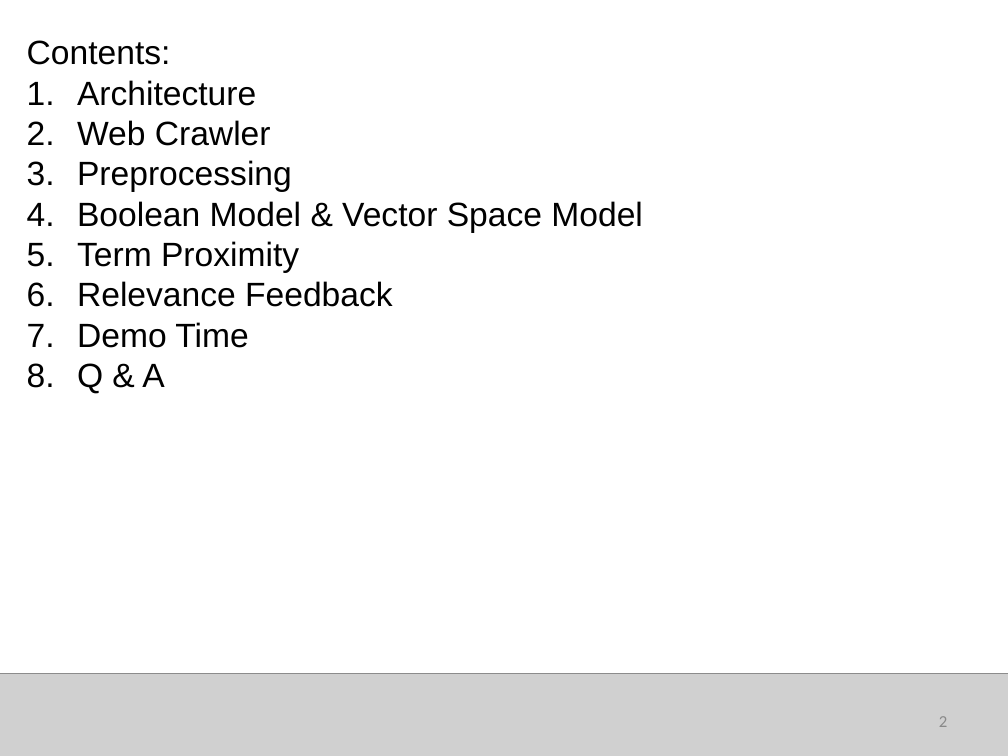
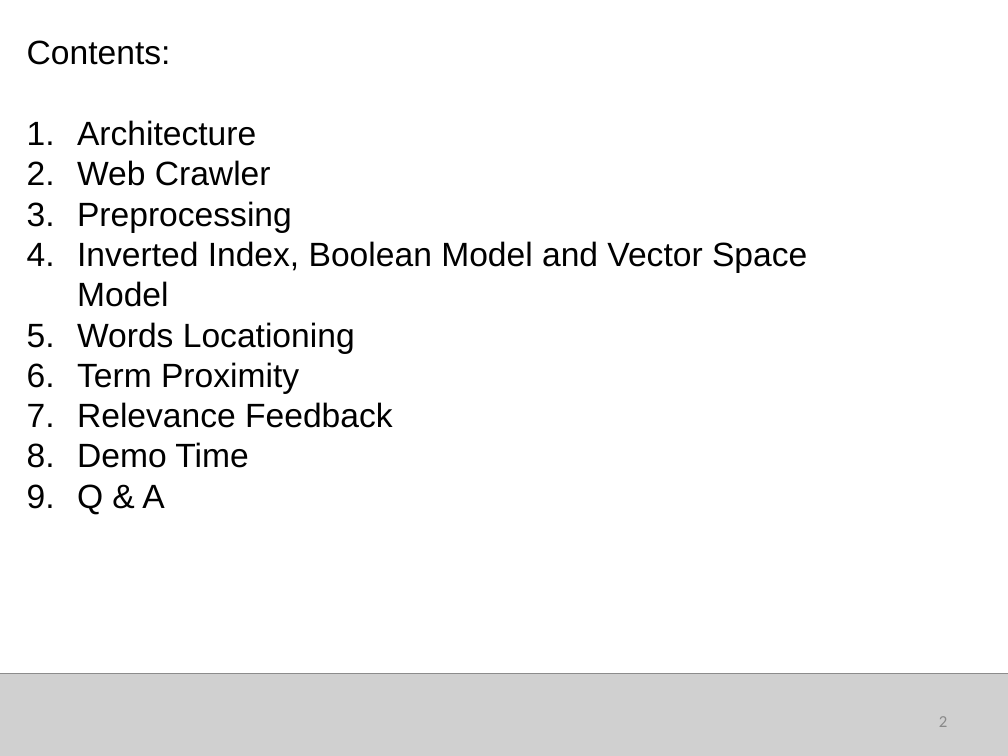
Before and after one commit to RyanCV/Information-Retrieval, a slide deck: slide 2 of EECS767_05032016.pptx. Drawn at 1008x756 pixels with LibreOffice and Linux fonts; fonts in the diff are those of the drawing; grey boxes stand for pictures. Boxes give left, top, right and bottom in pixels: in the first picture for what was removed or moved away, otherwise in the second. Text is boxed around its words. In the diff, an @@ line names an element or a change of style, - is before the commit and + after.

```diff
--- a/EECS767_05032016.pptx
+++ b/EECS767_05032016.pptx
@@ text at [77, 241, 807, 354]: text changed @@
-4. Boolean Model & Vector Space Model
+4. Inverted Index, Boolean Model and Vector Space Model
+5. Words Locationing
```
Also in this commit, not shown: 8 other slides changed, 1 slide added.
